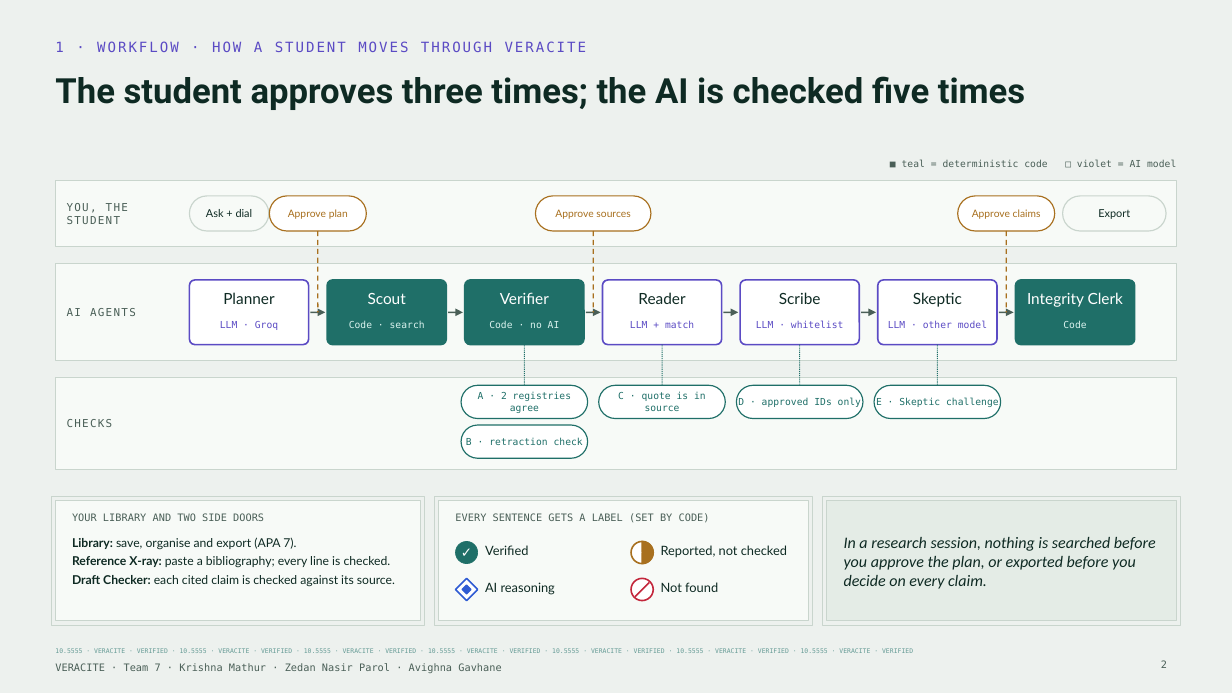
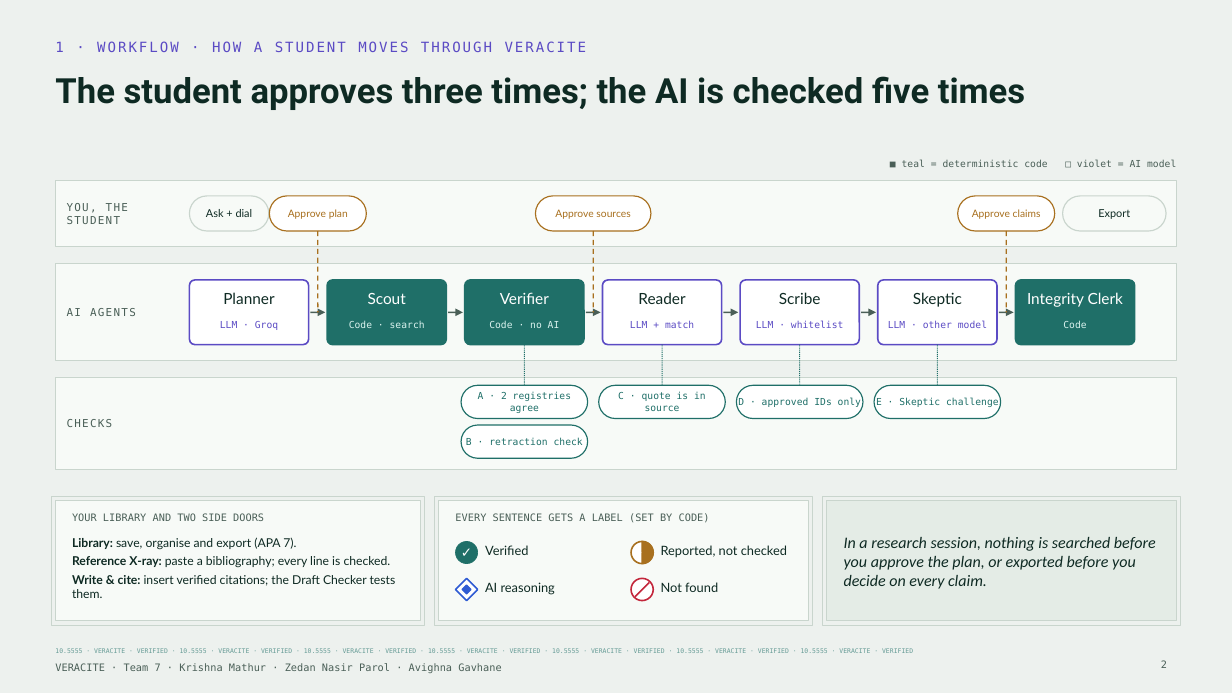
Before and after one commit to krish2105/veracite, a slide deck: slide 2 of submissions/phase1/Team7_Veracite_Phase1_Deck.pptx. Drawn at 1232x693 pixels with LibreOffice and Linux fonts; fonts in the diff are those of the drawing. Boxes give left, top, right and bottom in pixels: in the first picture for what was removed or moved away, otherwise in the second. Text is boxed around its words. In the diff, an @@ line names an element or a change of style, - is before the commit and + after.

```diff
--- a/submissions/phase1/Team7_Veracite_Phase1_Deck.pptx
+++ b/submissions/phase1/Team7_Veracite_Phase1_Deck.pptx
@@ text at bbox=[72, 575, 396, 598]: text changed @@
-Draft Checker: each cited claim is checked against its source.
+Write & cite: insert verified citations; the Draft Checker tests them.
```
Also in this commit, not shown: 3 other slides changed, 3 other files.
